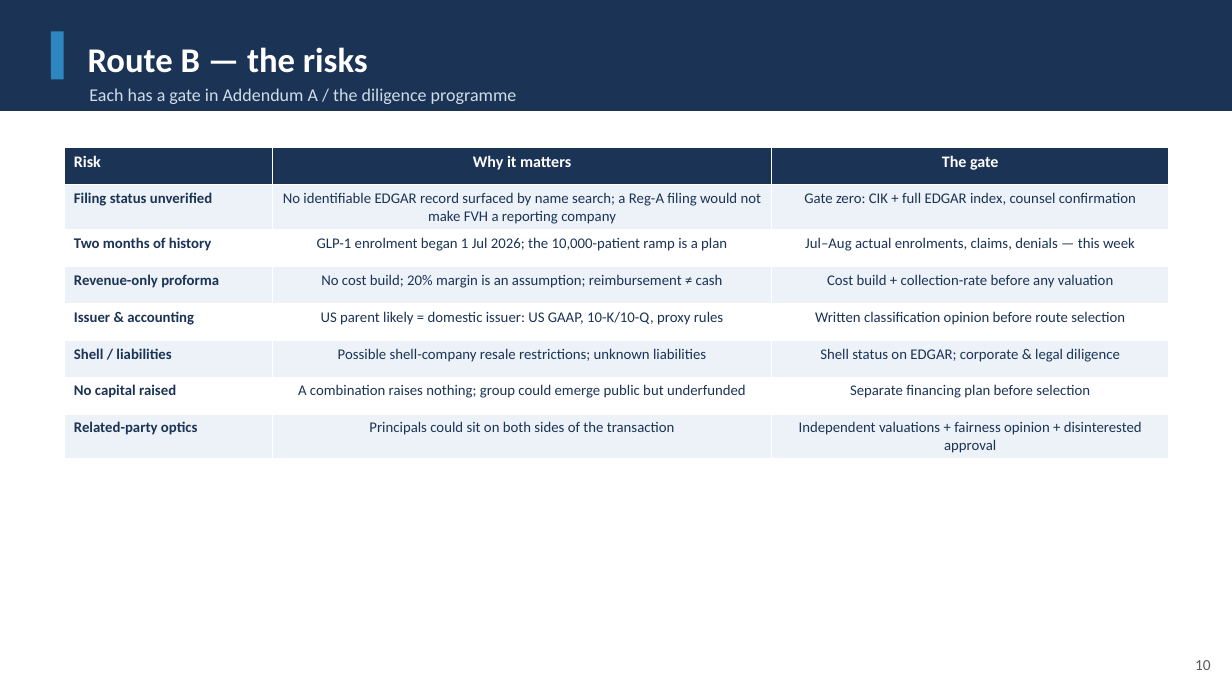
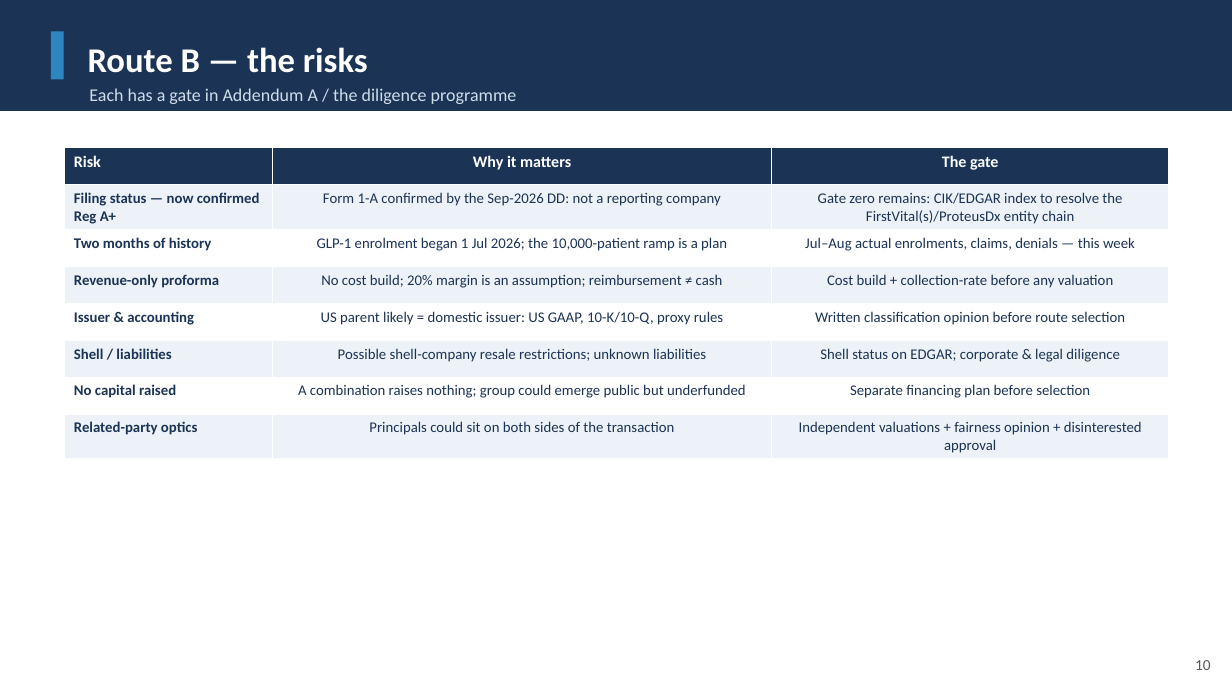
Before and after one commit to leicatam/gamification, a slide deck: slide 10 of synexo/GenApep_Executive_Presentation.pptx. Drawn at 1232x693 pixels with LibreOffice and Linux fonts; fonts in the diff are those of the drawing. Boxes give left, top, right and bottom in pixels: in the first picture for what was removed or moved away, otherwise in the second. Text is boxed around its words. In the diff, an @@ line names an element or a change of style, - is before the commit and + after.

```diff
--- a/synexo/GenApep_Executive_Presentation.pptx
+++ b/synexo/GenApep_Executive_Presentation.pptx
@@ table at (x1=65, y1=148, x2=1169, y2=457) @@
-row 2: Filing status unverified | No identifiable EDGAR record surfaced by name search; a Reg-A filing would not make FVH a reporting company | Gate zero: CIK + full EDGAR index, counsel confirmation
+row 2: Filing status — now confirmed Reg A+ | Form 1-A confirmed by the Sep-2026 DD: not a reporting company | Gate zero remains: CIK/EDGAR index to resolve the FirstVital(s)/ProteusDx entity chain
```
Also in this commit, not shown: 10 other slides changed, 10 other files.
